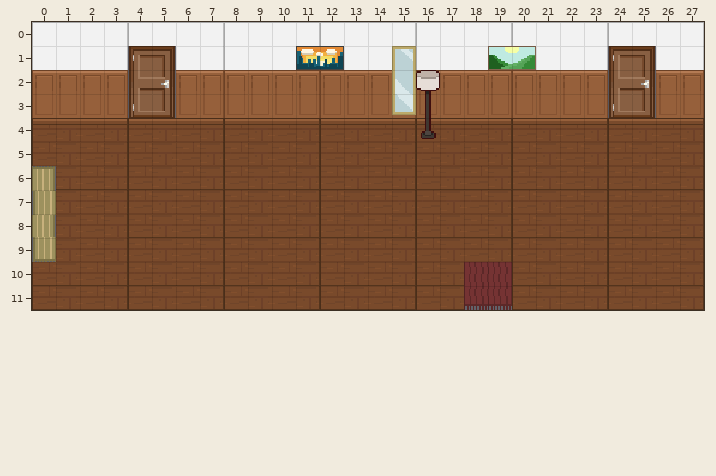
Tiled map: assets/hall.tmx. This is how it looked before the edit.
Cells are 16x16 px. Shown: x 0..27, y 0..11.
The same view after the edit:
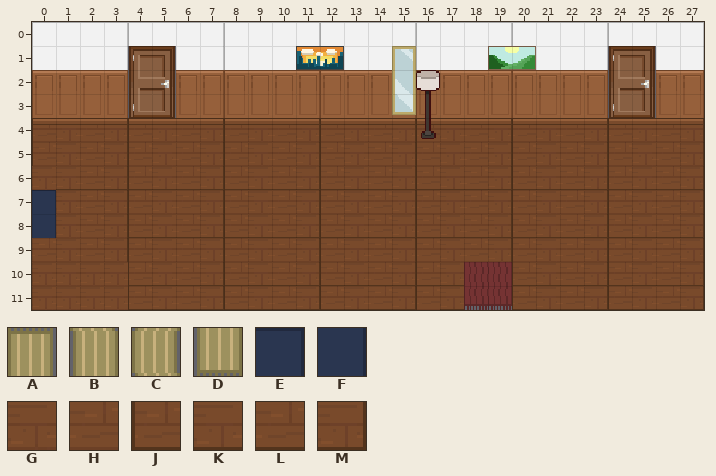
Key: from "decor2": A 643, B 682, C 721, D 760; from "decorations_BR": E 40, F 52; from "wall": G 94, H 95, J 107, K 108, L 109, M 110.
_ is an empty cell, . an unchanged one.
From old to new:
--- layer "Wall"
@@ x 0..0 @@
- 6 A
- 7 B
- 8 C
- 9 D
+ 6 _
+ 7 _
+ 8 _
+ 9 _
@@ x 0..3 @@
-11 JKLM
+11 ____
--- layer "Floor"
@@ x 0..3 @@
- 6 A...
- 7 B...
- 8 C...
- 9 D...
-10 JKLM
-11 ____
+ 6 G...
+ 7 E...
+ 8 F...
+ 9 H...
+10 GGGG
+11 GGGG
Where, in picture pixels (left, top, right, bottom), the same in both pictures:
changed: (32, 166, 128, 310)
